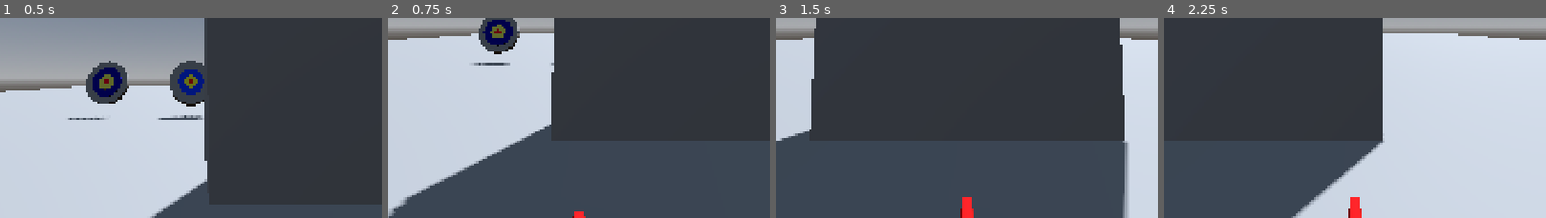
Above: before the commit, frames 1-4 (left to right).
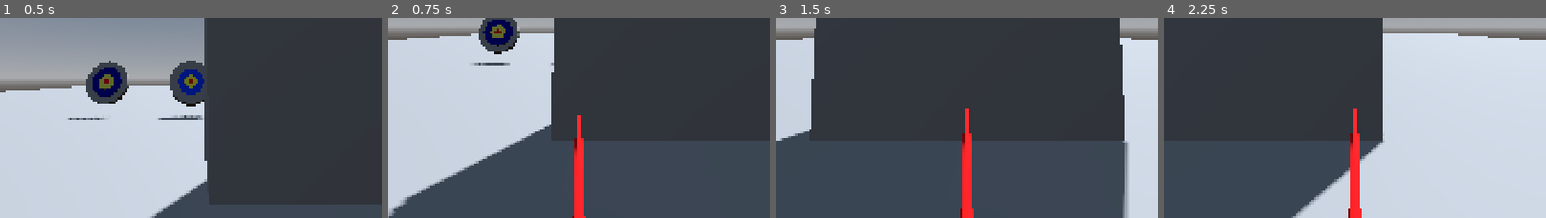
Above: after the commit, the same moments.

Repository: schEmil/SO1_gameproject
Game: Godot game, scene res://scenes/main_scene/main.tscn
Same seed, same stepped clock (60 frames per second), same inputs: the game is played once before the commit and once after it.
Inputs:
- Up to frame 1 (0.5 s): no input
- Up to frame 2 (0.75 s): tap Space (charge1) at 0.6 s
- Up to frame 3 (1.5 s): tap Space (charge1) at 1.35 s
- Up to frame 4 (2.25 s): tap Space (charge1) at 2.1 s
The pictures show only the part of the screen within x 25-75%, y 50-100%; the shares and areas given below are measured in that part.

Frame 1 is identical in both runs. In frame 2, 1.0% of the frame differs, in the area x 48-52%, y 48-100%; in frame 3, 0.9%; in frame 4, 0.9%.

Commit message:
changed arrow to raycast

Diff:
--- a/arrow-game/project.godot
+++ b/arrow-game/project.godot
@@ -13,6 +13,7 @@
 config/name="arrow_game"
 run/main_scene="uid://bgf3ejkt22s7b"
 config/features=PackedStringArray("4.7", "Forward Plus")
+run/max_fps=60
 config/icon="res://icon.svg"
 
 [autoload]
--- a/arrow-game/scenes/arrow_scene/arrow.tscn
+++ b/arrow-game/scenes/arrow_scene/arrow.tscn
@@ -2,18 +2,14 @@
 
 [ext_resource type="Script" uid="uid://dcfnafi0jxyiu" path="res://scenes/arrow_scene/arrow_body.gd" id="1_wntyc"]
 
-[sub_resource type="CylinderShape3D" id="CylinderShape3D_ib4vx"]
-radius = 0.04
-
 [sub_resource type="StandardMaterial3D" id="StandardMaterial3D_ib4vx"]
 albedo_color = Color(1, 0, 0, 1)
 
-[node name="arrow" type="Area3D" unique_id=1621577632]
+[node name="arrow" type="RayCast3D" unique_id=1071262217]
+target_position = Vector3(0, 2, 0)
 script = ExtResource("1_wntyc")
 
-[node name="CollisionShape3D" type="CollisionShape3D" parent="." unique_id=1121477792]
-shape = SubResource("CylinderShape3D_ib4vx")
-
 [node name="CSGCylinder3D" type="CSGCylinder3D" parent="." unique_id=1313929665]
+transform = Transform3D(1, 0, 0, 0, 1, 0, 0, 0, 1, 0, 1, 0)
 radius = 0.02
 material = SubResource("StandardMaterial3D_ib4vx")
--- a/arrow-game/scenes/arrow_scene/arrow_body.gd
+++ b/arrow-game/scenes/arrow_scene/arrow_body.gd
@@ -1,4 +1,4 @@
-extends Area3D
+extends RayCast3D
 class_name ArrowBody3D
 
 @export var velocity : Vector3 = Vector3(0.0,1.0,-1.0)
@@ -13,33 +13,33 @@
 
 var prev_global_trans : Transform3D = Transform3D.IDENTITY
 
-signal hit_something(hit_thing : Node3D)
-
-func _ready() -> void:
-	body_entered.connect(on_body_entered)
+signal hit_something(hit_thing : Node3D,point : Vector3, normal : Vector3)
 
 
-func on_body_entered(body : Node3D):
+func on_ray_hit_something(body : Node3D,hit_point : Vector3, normal : Vector3):
 	active_flying = false
+	enabled = false
 	#test_to place arrow more precisely by proxy
 	#global_transform = global_transform.interpolate_with(prev_global_trans,0.5)
 
 
 
 	set_deferred("process_mode",ProcessMode.PROCESS_MODE_DISABLED)
-	KinematicCollision3D.new()
 
 	reparent.call_deferred(body)
 	#global_position -= velocity.normalized()*0.005
 
-	hit_something.emit(body)
+	hit_something.emit(body,hit_point,normal)
 	if body is Target:
-		body.hit_target(self)
-	BowGlobal.arrow_hit_something.emit(self,body)
+		body.hit_target(self,hit_point)
+	BowGlobal.arrow_hit_something.emit(self,body,hit_point,normal)
 	print("arrow_enter")
 
 func _physics_process(delta: float) -> void:
 	if not active_flying:
+		return
+	if is_colliding():
+		on_ray_hit_something(get_collider(),get_collision_point(),get_collision_normal())
 		return
 	prev_global_trans = global_transform
 	global_position += velocity*delta
@@ -48,6 +48,7 @@
 	var target_dir : Vector3 = velocity.normalized()
 	var target_basis : Basis = align_with_y(global_basis,target_dir.normalized())
 	global_basis = global_basis.slerp(target_basis,clamp(delta*rotation_lerp_speed,0.0,1.0)).orthonormalized()
+
 	pass
 
 func align_with_y(xform : Basis, new_y : Vector3):
--- a/arrow-game/scenes/main_scene/cam_bow_control.gd
+++ b/arrow-game/scenes/main_scene/cam_bow_control.gd
@@ -12,7 +12,7 @@
 	cam.cur_cam_guide = cam_guide
 
 
-func arrow_hit(arrow : ArrowBody3D, thing : Node3D):
+func arrow_hit(arrow : ArrowBody3D, thing : Node3D, hit_point : Vector3, normal : Vector3):
 	if thing is Target:
 		return
 	for c in arrow.get_children():
--- a/arrow-game/scenes/main_scene/main.tscn
+++ b/arrow-game/scenes/main_scene/main.tscn
@@ -140,5 +140,5 @@
 [node name="target2" parent="." unique_id=177734097 instance=ExtResource("9_7sxug")]
 transform = Transform3D(1, 0, 0, 0, 1, 0, 0, 0, 1, 0, 0, -13)
 
-[node name="target3" parent="." unique_id=1060784909 instance=ExtResource("9_7sxug")]
-transform = Transform3D(1, 0, 0, 0, 1, 0, 0, 0, 1, 0, 0, -35)
+[node name="target3" parent="." unique_id=1612109498 instance=ExtResource("9_7sxug")]
+transform = Transform3D(1, 0, 0, 0, 1, 0, 0, 0, 1, 0, 0, -26)
--- a/arrow-game/scenes/target_scene/target.gd
+++ b/arrow-game/scenes/target_scene/target.gd
@@ -11,8 +11,8 @@
 @export var target_surface_and_dir: Node3D
 @export var debug_hit_show : Node3D = null
 
-func hit_target(arrow : ArrowBody3D = null):
-	var r_d : float = calc_pierce_distance_to_center(arrow)
+func hit_target(arrow : ArrowBody3D = null,hit_point : Vector3 = target_surface_and_dir.global_position):
+	var r_d : float = calc_pierce_distance_to_center(hit_point)
 	var points : float = default_points
 	var ring : int = calc_ring_hit(r_d)
 	if arrow:
@@ -33,33 +33,23 @@
 	var closest_ring : int = 0
 	var closest_dist : float = 9999999.9
 	var cur_ring : int = 0
+
 	for ring : Vector2 in point_rings:
 		var dist : float = abs(ring.x-ring_dist)
-		if dist <= closest_dist:
+		if dist < closest_dist:
 			closest_ring = cur_ring
 			closest_dist = dist
 
 		cur_ring += 1
 	return closest_ring
 
-func calc_pierce_distance_to_center(arrow : Node3D) -> float:
-	var global_arrow_pos : Vector3 = arrow.global_position
-
-	if arrow is ArrowBody3D:
-
-		global_arrow_pos += arrow.global_basis.y*arrow.arrow_length*0.5
-
-		#var from : Vector3 = arrow.global_position-arrow.global_basis.y*arrow.arrow_length*0.5
-		#var to : Vector3 = arrow.global_position+arrow.global_basis.y*arrow.arrow_length*0.5
-		#var col : Dictionary = get_instant_ray_col(from,to,arrow.collision_mask)
-		#if col:
-			#global_arrow_pos = col["position"]
-			#print("\nray\n")
+func calc_pierce_distance_to_center(point : Vector3) -> float:
+	var global_arrow_pos : Vector3 = point
 
 
 
 	var aligned_pos : Vector3 = flatten_vec3(target_surface_and_dir.to_local(global_arrow_pos),Vector3.UP)
-	var dist : float = aligned_pos.length()
+	var dist : float = target_surface_and_dir.global_position.distance_to(point)
 	if debug_hit_show:
 		debug_hit_show.global_position = global_arrow_pos
 	print("dist: "+str(dist))
--- a/arrow-game/scenes/target_scene/target.tscn
+++ b/arrow-game/scenes/target_scene/target.tscn
@@ -77,7 +77,6 @@
 transform = Transform3D(1, 0, 0, 0, 1, 0, 0, 0, 1, 0, 0.25, 0)
 
 [node name="CSGCylinder3D" type="CSGCylinder3D" parent="target_col/surface" unique_id=668342143]
-visible = false
 radius = 0.03
 height = 0.2
 material = SubResource("StandardMaterial3D_w6r2s")
--- a/arrow-game/scripts/bow_global.gd
+++ b/arrow-game/scripts/bow_global.gd
@@ -2,7 +2,7 @@
 
 signal arrow_fired(arrow : ArrowBody3D,cam_guide : CamGuide)
 
-signal arrow_hit_something(arrow : ArrowBody3D,hit_thing : Node3D)
+signal arrow_hit_something(arrow : ArrowBody3D,hit_thing : Node3D, point : Vector3,normal : Vector3)
 
 signal target_hit(target : Target,hit_by : ArrowBody3D,points : float)
 
